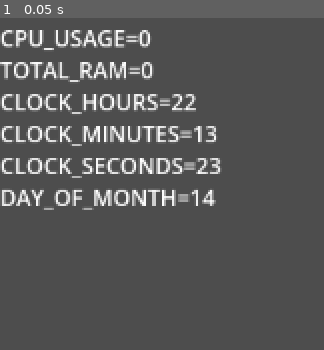
Above: before the commit, frame 1.
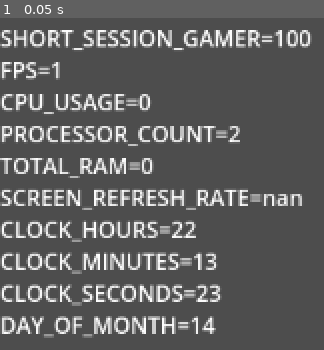
Above: after the commit, the same moment.

Repository: francoislg/broken-roguelike
Game: Godot game, scene res://Scene.tscn
Two runs of this game, one before a commit and one after it. Both use one fixed random seed, a clock stepped at 60 frames per second and the inputs below.
Inputs:
- Up to frame 1 (0.05 s): no input

The runs differ from the first frame. In frame 1, 21% of the frame differs, in the area x 0-97%, y 3-97%.
Error before the commit: Invalid access of index '2' on a base object of type: 'PackedStringArray'. (res://GlobalState.gd:76)
Error after the commit: Invalid access of index '2' on a base object of type: 'PackedStringArray'. (res://GlobalState.gd:95)

Commit message:
Add couple of variables, remove warnings, fix threads disposal

Diff:
--- a/DebugGameVariables.gd
+++ b/DebugGameVariables.gd
@@ -5,22 +5,12 @@
 
 var allStates = States.keys()
 
-# Called when the node enters the scene tree for the first time.
 func _ready():
-	Time.get_datetime_dict_from_system()
-	var processor_count = OS.get_processor_count()
-	var processor_name = OS.get_processor_name()
-	var video = OS.get_video_adapter_driver_info()
-	var a = DisplayServer.screen_get_refresh_rate()
-	#var rendering = FileAccess.open("a", FileAccess.READ).get_length()
-
 	text = "Loaded"
 
 	pass # Replace with function body.
 
-
-# Called every frame. 'delta' is the elapsed time since the previous frame.
-func _process(delta):
+func _process(_delta):
 	text = allStates.map(func (key):
 		return "%s=%s" % [key, state[States[key]]]
 	).reduce(func (acc, value):
--- a/GlobalState.gd
+++ b/GlobalState.gd
@@ -1,27 +1,34 @@
 extends Node
 
 enum States {
+	# Game Stats
+	SHORT_SESSION_GAMER,
+	FPS,
+	# Hardware
 	CPU_USAGE,
+	PROCESSOR_COUNT,
 	TOTAL_RAM,
+	SCREEN_REFRESH_RATE,
+	# Time
 	CLOCK_HOURS,
 	CLOCK_MINUTES,
 	CLOCK_SECONDS,
 	DAY_OF_MONTH
 };
 
-var state = {
-	States.CPU_USAGE: 0,
-	States.TOTAL_RAM: 0,
-	States.CLOCK_HOURS: 0,
-	States.CLOCK_MINUTES: 0,
-	States.CLOCK_SECONDS: 0,
-	States.DAY_OF_MONTH: 0,
-}
+var state = {}
 
-# Called when the node enters the scene tree for the first time.
+var mainThread: Thread
+var startTime: float
+
 func _ready():
-	var t = Thread.new()
-	t.start(threadedUpdate)
+	for k in States.values():
+		state[k] = 0
+
+	startTime = Time.get_unix_time_from_system()
+
+	mainThread = Thread.new()
+	mainThread.start(threadedUpdate)
 
 func threadedUpdate():
 	oneShotUpdates()
@@ -42,14 +49,26 @@
 
 func oneShotUpdates():
 	updateTotalRam()
+	state[States.PROCESSOR_COUNT] = OS.get_processor_count()
 
 func slowUpdates():
+	state[States.SCREEN_REFRESH_RATE] = DisplayServer.screen_get_refresh_rate()
 	return
 
 func fastUpdates():
-	var cpuUsageThread = Thread.new()
-	cpuUsageThread.start(updateCpuUsage)
+	var threads = multiple_threads([updateCpuUsage])
+
 	updateClock()
+	updateCurrentSession()
+	state[States.FPS] = Engine.get_frames_per_second();
+
+	await dispose_threads(threads)
+
+func updateCurrentSession():
+	const timeInSecUntilKickoff = 60 * 5
+	const timeInSecUntilZero = 60 * 30
+	var timeSinceStart = Time.get_unix_time_from_system() - startTime
+	state[States.SHORT_SESSION_GAMER] = clamp(lerpf(100, 0, (timeSinceStart - timeInSecUntilKickoff) / timeInSecUntilZero), 0, 100)
 
 func updateCpuUsage():
 	var result = wmicCall("cpu get loadpercentage")
@@ -74,3 +93,21 @@
 	var output = []
 	OS.execute("wmic", args.split(" "), output)
 	return output[0].split(" ")[2].rstrip('\r\n').lstrip('\r\n')
+
+func multiple_threads(callables: Array[Callable]):
+	return callables.map(func (callable):
+		var thread = Thread.new()
+		thread.start(callable)
+		return thread
+	)
+
+func dispose_threads(threads: Array):
+	while threads.any(func (t): t.is_alive()):
+		await get_tree().process_frame
+	for t in threads:
+		while t.is_alive():
+			await get_tree().process_frame
+		t.wait_to_finish()
+
+func _exit_tree():
+	mainThread.wait_to_finish()
